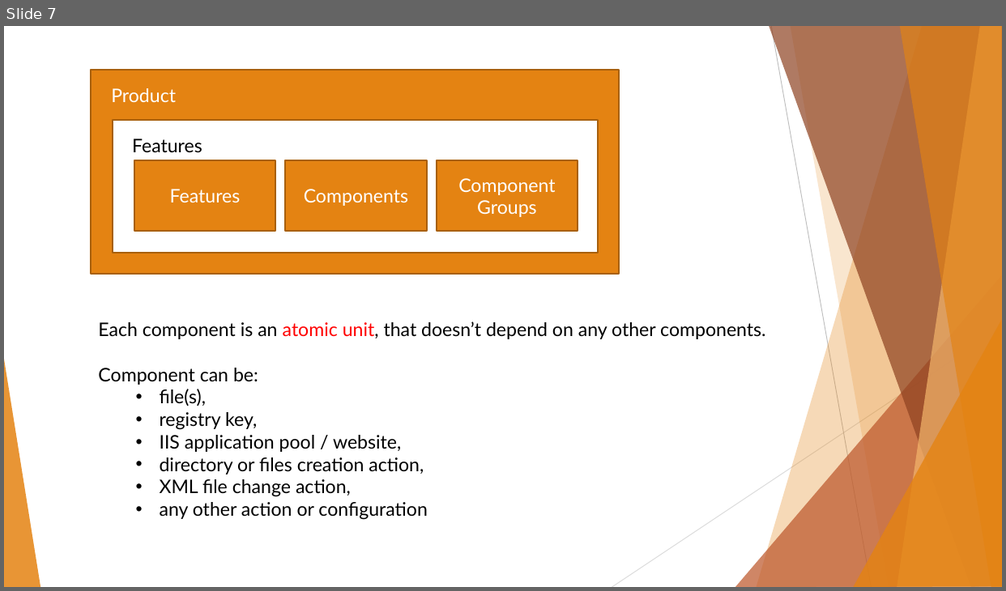
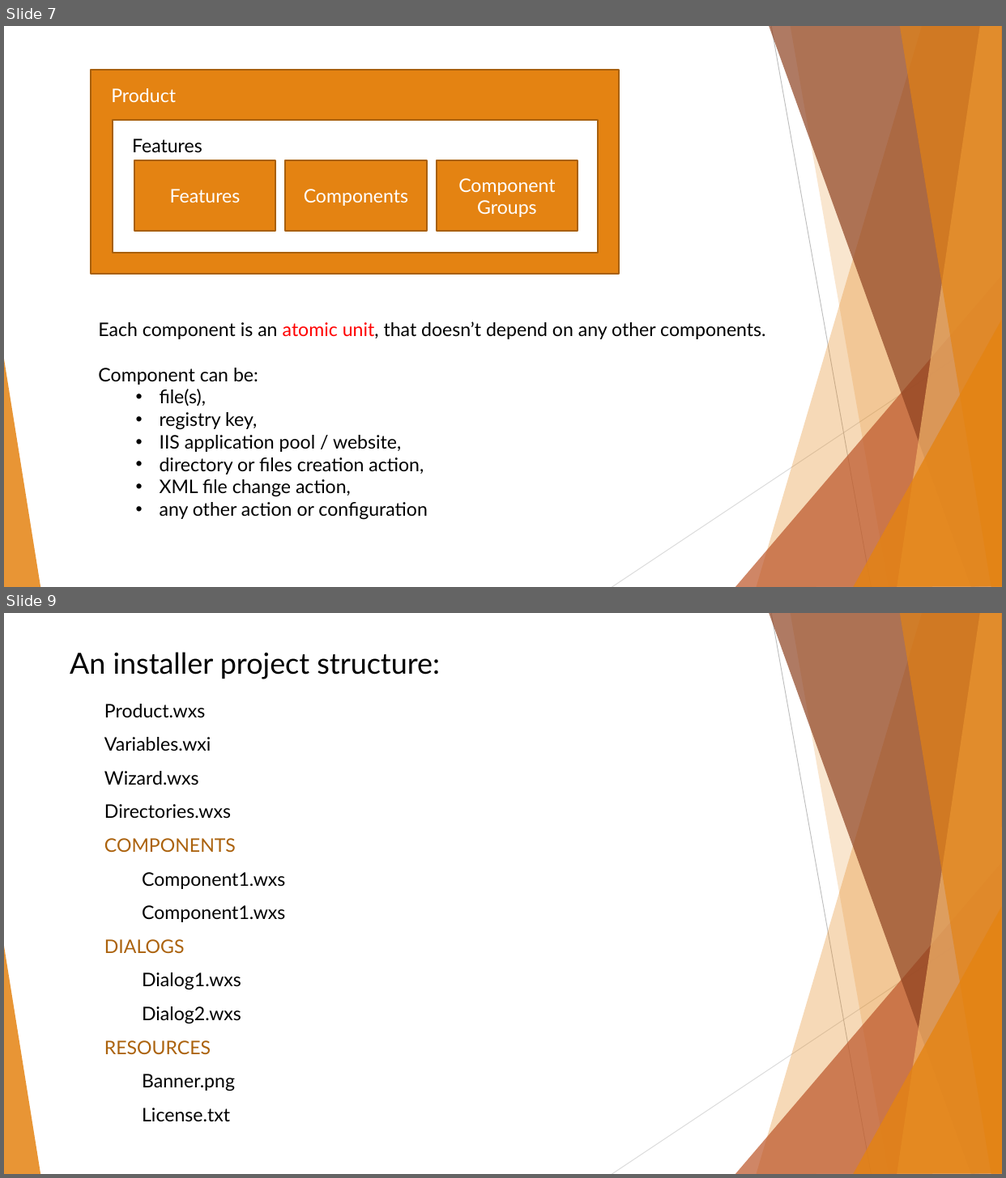
Before and after one commit to BinaryStudioAcademy/WixGettingStartedCourse, a slide deck: Part 1/WiX Part 1.pptx. Shown one above the other, each under a label of ours: slide 7 before the commit, slides 7 and 9 after it; the slides between them are not shown. The pictures are 1006x591 and 1006x1178 pixels, drawn with LibreOffice and Linux fonts; fonts in the diff are those of the drawing. Boxes give left, top, right and bottom in pixels: in the first picture for what was removed or moved away, otherwise in the second. Text is boxed around its words. In the diff, an @@ line names an element or a change of style, - is before the commit and + after.

Commit message:
Simplified Install. Improved presentation.

```diff
--- a/Part 1/WiX Part 1.pptx
+++ b/Part 1/WiX Part 1.pptx
@@ slide 9 added at [4,613,1002,1174], background #FFFFFF; not listed: 10 template elements that a slide beside it also shows @@
@@ text added at [70,652,440,679], 28 pt, text #000000 @@
+An installer project structure:
@@ text added at [104,704,285,1122], 18 pt, text #000000 @@
+Product.wxs
+Variables.wxi
+Wizard.wxs
+Directories.wxs
+COMPONENTS
+  Component1.wxs
+  Component1.wxs
+DIALOGS
+  Dialog1.wxs
+  Dialog2.wxs
+RESOURCES
+    Banner.png
+    License.txt
```
Also in this commit, not shown: 4 slides changed, 2 other slides added, 5 other files.
